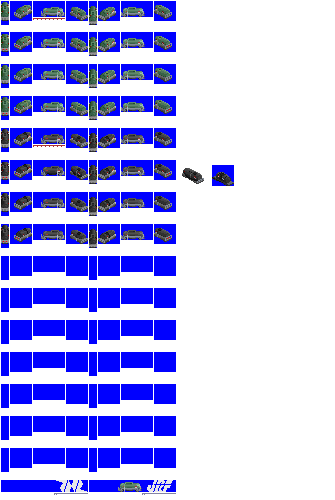
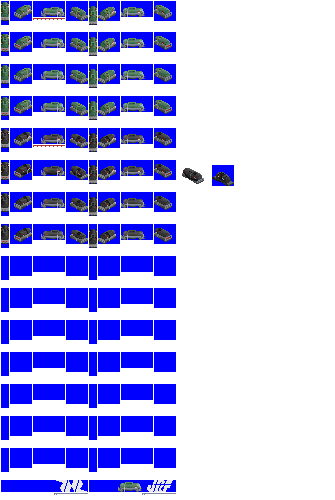
Layers edited between the first and the second 335px x 500px image:
painted on "Pasted Layer #2" over [21, 168, 31, 175]
